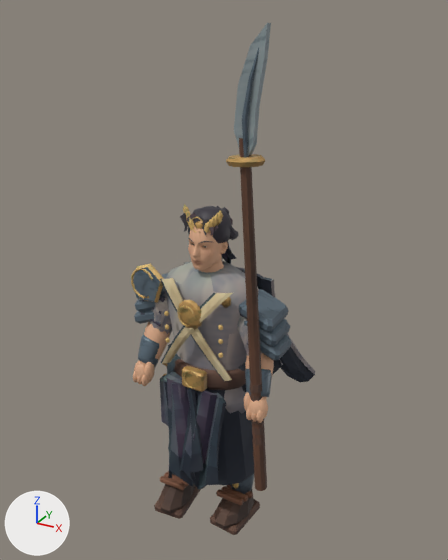
The glTF model public/assets/models/tomoe.glb: old version first, new version second.
Camera for both pictures: a 50 mm camera at (1.36, -2.32, 2.52) aimed at (-0.02, 0.18, 1.27). Arrows for +X, +Y and +Z are at lower left; the lights stay in place. The picture after the commit comes second. Vertices at exactly the same position are counted once.

In view in the first picture: 'tomoe'.
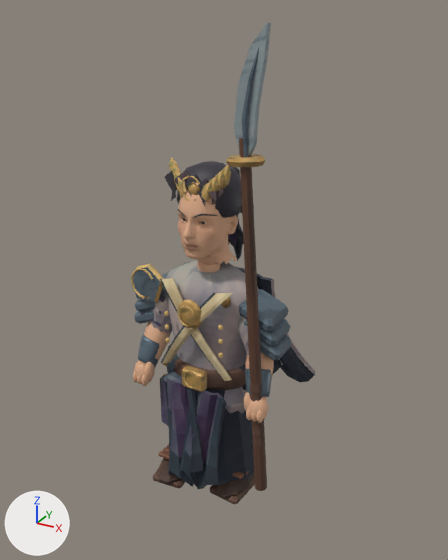
The newer file is also rescaled (x1.04), turned or shifted as a whole; pictures and numbers use the older file's frame.

The change, as a diff of the scene's bpy script:
```diff
--- a/public/assets/models/tomoe.glb.py
+++ b/public/assets/models/tomoe.glb.py
@@ me_tomoe_color_and_skin @@
-me_tomoe_color_and_skin.from_pydata(...)  # 5903 vertices, 11236 faces; spans x -0.4..0.4, y -0.25..0.58, z -0.01..2.47
+me_tomoe_color_and_skin.from_pydata(...)  # 5903 vertices, 11236 faces; spans x -0.4..0.4, y -0.25..0.58, z 0.2..2.47
+# me_tomoe_color_and_skin part 1: the loose piece of 100 vertices spanning x -0.1..0.1, y -0.08..0.1, z 1.55..1.69 is scaled about its middle by 1.5, then moved by (0.0, 0.01, 0.16)
+# me_tomoe_color_and_skin part 2: the loose piece of 12 vertices spanning x -0.01..0.04, y 0.1..0.13, z 1.61..1.67 is scaled about its middle by 1.5, then moved by (0.01, 0.06, 0.17)
+# me_tomoe_color_and_skin part 3: the loose piece of 55 vertices spanning x -0.03..0.03, y -0.1, z 1.6..1.68 is scaled about its middle by 1.5, then moved by (0.0, -0.05, 0.18)
+# me_tomoe_color_and_skin part 4: the loose piece of 12 vertices spanning x -0.02..0.02, y -0.09..-0.08, z 1.6..1.66 is scaled about its middle by 1.5, then moved by (0.0, -0.04, 0.17)
+# me_tomoe_color_and_skin part 5: the loose piece of 12 vertices spanning x -0.06..-0.02, y -0.09..-0.07, z 1.6..1.67 is scaled about its middle by 1.5, then moved by (-0.02, -0.04, 0.17)
+# me_tomoe_color_and_skin part 6: the loose piece of 12 vertices spanning x -0.07..-0.04, y -0.08..-0.06, z 1.61..1.68 is scaled about its middle by 1.5, then moved by (-0.03, -0.03, 0.18)
+# me_tomoe_color_and_skin part 7: the loose piece of 12 vertices spanning x -0.09..-0.05, y -0.07..-0.05, z 1.62..1.7 is scaled about its middle by 1.5, then moved by (-0.03, -0.03, 0.18)
+# me_tomoe_color_and_skin part 8: the loose piece of 12 vertices spanning x -0.1..-0.07, y -0.06..-0.04, z 1.64..1.71 is scaled about its middle by 1.5, then moved by (-0.04, -0.02, 0.19)
+# me_tomoe_color_and_skin part 9: the loose piece of 12 vertices spanning x 0.02..0.06, y -0.09..-0.07, z 1.6..1.67 is scaled about its middle by 1.5, then moved by (0.02, -0.04, 0.17)
+# me_tomoe_color_and_skin part 10: the loose piece of 12 vertices spanning x 0.04..0.07, y -0.08..-0.06, z 1.61..1.68 is scaled about its middle by 1.5, then moved by (0.03, -0.03, 0.18)
+# me_tomoe_color_and_skin part 11: the loose piece of 12 vertices spanning x 0.05..0.09, y -0.07..-0.05, z 1.62..1.7 is scaled about its middle by 1.5, then moved by (0.03, -0.03, 0.18)
+# me_tomoe_color_and_skin part 12: the loose piece of 12 vertices spanning x 0.07..0.1, y -0.06..-0.04, z 1.64..1.71 is scaled about its middle by 1.5, then moved by (0.04, -0.02, 0.19)
+# me_tomoe_color_and_skin part 13: the loose piece of 70 vertices spanning x -0.02..0.08, y 0.08..0.16, z 1.34..1.58 is scaled about its middle by 1.5, then moved by (0.02, 0.06, 0.08)
+# me_tomoe_color_and_skin part 14: the loose piece of 1607 vertices spanning x -0.09..0.09, y -0.14..0.09, z 1.38..1.67 is scaled about its middle by 1.5, then moved by (0.0, -0.01, 0.12)
+# me_tomoe_color_and_skin part 15: the loose piece of 56 vertices spanning x 0.01..0.07, y -0.11..-0.06, z 1.56..1.58 is scaled about its middle by 1.5, then moved by (0.02, -0.04, 0.14)
+# me_tomoe_color_and_skin part 16: 530 of the vertices in x -0.26..0.26, y -0.23..0.15, z -0.01..0.95 are scaled about their middle by (1, 1, 0.772), then moved by (0.0, 0.0, 0.1)
+# me_tomoe_color_and_skin part 17: 170 of the vertices in x -0.12..0.12, y -0.11..0.13, z 1.52..1.69 are scaled about their middle by 1.5, then moved by (0.0, 0.01, 0.15)
+# me_tomoe_color_and_skin part 18: 4283 kept faces spanning x -0.37..0.38, y -0.25..0.58, z 0.2..2.05 get new texture (UV) coordinates
+# me_tomoe_color_and_skin part 19: 3914 kept faces spanning x -0.4..0.4, y -0.25..0.58, z 0.2..2.47 get new vertex colours
+# other edits to the shape of me_tomoe_color_and_skin do not show in these pictures
 me_tomoe_color_and_skin.materials.append(mat_painted_metal_edges__textile_and_clay)
```

Pixel boxes [x1, y1, x2, y2] of what changed, in the pictures (448 x 560 px; the box of a moved part takes in the faces that stretch with it):
'tomoe', reshaped (6% shorter)
    before: [131, 23, 315, 535]
    after: [131, 23, 315, 504]
part 1 of me_tomoe_color_and_skin, moved or reshaped
    before: [188, 206, 231, 243]
    after: [177, 161, 242, 218]
part 2 of me_tomoe_color_and_skin, moved or reshaped
    before: [222, 207, 229, 214]
    after: [229, 166, 240, 175]
part 3 of me_tomoe_color_and_skin, moved or reshaped
    before: [191, 217, 203, 233]
    after: [181, 175, 200, 201]
part 4 of me_tomoe_color_and_skin, moved or reshaped
    before: [195, 221, 203, 229]
    after: [187, 182, 200, 195]
part 5 of me_tomoe_color_and_skin, moved or reshaped
    before: [188, 218, 194, 230]
    after: [176, 177, 187, 198]
part 6 of me_tomoe_color_and_skin, moved or reshaped
    before: [186, 213, 190, 222]
    after: [174, 171, 180, 190]
part 7 of me_tomoe_color_and_skin, moved or reshaped
    before: [185, 209, 191, 216]
    after: [172, 163, 181, 175]
part 8 of me_tomoe_color_and_skin, moved or reshaped
    before: [183, 204, 189, 213]
    after: [169, 157, 178, 172]
part 9 of me_tomoe_color_and_skin, moved or reshaped
    before: [204, 221, 211, 233]
    after: [201, 182, 212, 202]
part 10 of me_tomoe_color_and_skin, moved or reshaped
    before: [209, 217, 215, 231]
    after: [209, 176, 218, 198]
part 11 of me_tomoe_color_and_skin, moved or reshaped
    before: [214, 214, 219, 227]
    after: [216, 170, 225, 191]
part 12 of me_tomoe_color_and_skin, moved or reshaped
    before: [217, 210, 223, 226]
    after: [222, 165, 231, 189]
part 13 of me_tomoe_color_and_skin, moved or reshaped
    before: [221, 241, 236, 264]
    after: [228, 214, 244, 261]
part 14 of me_tomoe_color_and_skin, moved or reshaped
    before: [188, 220, 228, 270]
    after: [178, 182, 238, 265]
part 15 of me_tomoe_color_and_skin, moved or reshaped
    before: [198, 241, 211, 244]
    after: [193, 214, 217, 218]
part 16 of me_tomoe_color_and_skin, moved or reshaped
    before: [154, 344, 260, 535]
    after: [153, 346, 255, 504]
part 17 of me_tomoe_color_and_skin, moved or reshaped
    before: [180, 213, 239, 243]
    after: [165, 170, 254, 217]
part 18 of me_tomoe_color_and_skin, surface changed
    before: [155, 167, 315, 533]
    after: [154, 157, 315, 502]
part 19 of me_tomoe_color_and_skin, edited (looks the same)
    both: [131, 23, 315, 491]
